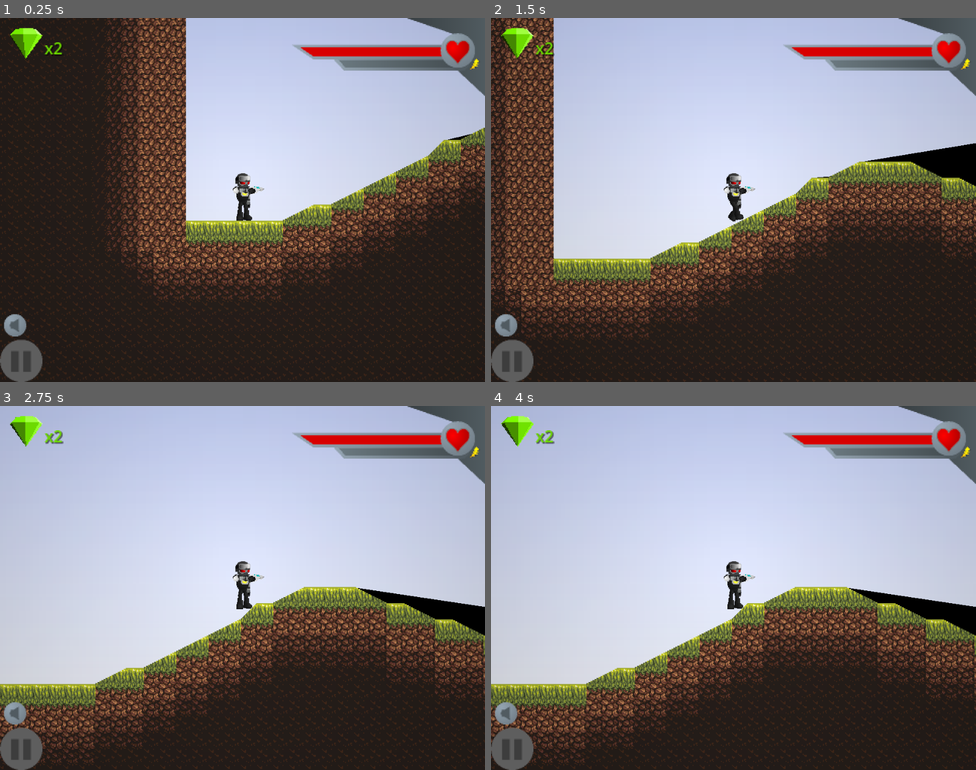
Above: before the commit, frames 1-4 (two rows, left to right).
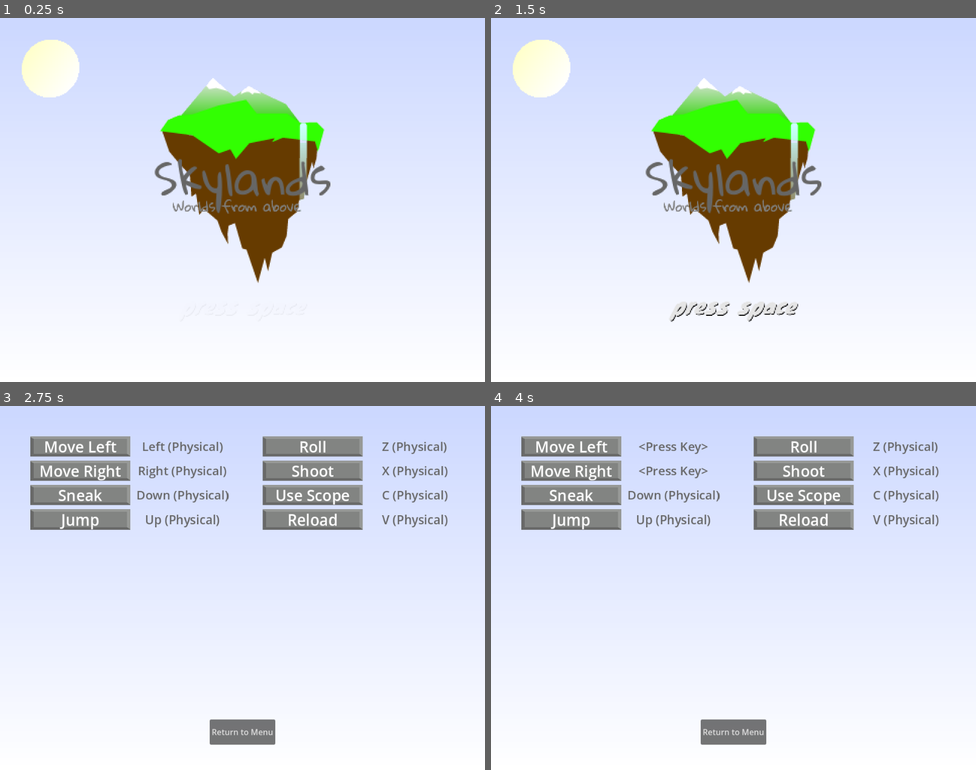
Above: after the commit, the same moments.

Repository: HMI-Studios/Skylands-WFA
Game: Godot game, scene res://ui/Intro.tscn
Same seed, same stepped clock (60 frames per second), same inputs: the game is played once before the commit and once after it. Sound files missing from this copy of the repository are replaced by a short silence.
Inputs (mouse positions are in pixels of both pictures, inside the frame that each line leads up to):
- Up to frame 1 (0.25 s): no input
- Up to frame 2 (1.5 s): move the mouse to (840, 181) at 0.52 s; hold C (scope) 0.53-1.28 s; hold Right (move_right) from 0.53 s (still down); click (840, 181) at 0.67 s; tap Up (jump) at 0.77, 1.07 s; tap X (shoot) at 0.8, 1.35 s; move the mouse to (636, 218) at 1.27 s
- Up to frame 3 (2.75 s): tap Up (jump) at 1.52, 1.82 s; tap Space (space) at 1.55 s; release Right (move_right) at 2 s; click (407, 533) at 2 s, where only the run after the commit has a clickable "Settings"
- Up to frame 4 (4 s): click (573, 446) at 2.75 s, where only the run after the commit has a clickable "Move Left"; click (573, 471) at 3.5 s, where only the run after the commit has a clickable "Move Right"

The runs differ from the first frame. In frame 1, 89% of the frame differs, in the area x 0-100%, y 0-100%; in frame 2, 80%; in frame 3, 74%; in frame 4, 74%.

Commit message:
add controls menu

Diff:
--- a/project/project.godot
+++ b/project/project.godot
@@ -46,8 +46,7 @@
 }
 jump={
 "deadzone": 0.5,
-"events": [Object(InputEventKey,"resource_local_to_scene":fa …(140 unchanged characters)… d":false,"keycode":0,"physical_keycode":32,"key_label":0,"unicode":32,"echo":false,"script":null)
-, Object(InputEventKey,"resource_local_to_scene":false,"resource_name":"","device":-1,"window_id":0,"alt_pressed":false,"shift_pressed":false,"ctrl_pressed":false,"meta_pressed":false,"pressed":false,"keycode":0,"physical_keycode":4194320,"key_label":0,"unicode":0,"echo":false,"script":null)
+"events": [Object(InputEventKey,"resource_local_to_scene":fa …(140 unchanged characters)… d":false,"keycode":0,"physical_keycode":4194320,"key_label":0,"unicode":0,"echo":false,"script":null)
 ]
 }
 sneak={
@@ -70,6 +69,16 @@
 "events": [Object(InputEventKey,"resource_local_to_scene":false,"resource_name":"","device":-1,"window_id":0,"alt_pressed":false,"shift_pressed":false,"ctrl_pressed":false,"meta_pressed":false,"pressed":false,"keycode":0,"physical_keycode":67,"key_label":0,"unicode":99,"echo":false,"script":null)
 ]
 }
+roll={
+"deadzone": 0.5,
+"events": [Object(InputEventKey,"resource_local_to_scene":false,"resource_name":"","device":-1,"window_id":0,"alt_pressed":false,"shift_pressed":false,"ctrl_pressed":false,"meta_pressed":false,"pressed":false,"keycode":0,"physical_keycode":90,"key_label":0,"unicode":122,"echo":false,"script":null)
+]
+}
+reload={
+"deadzone": 0.5,
+"events": [Object(InputEventKey,"resource_local_to_scene":false,"resource_name":"","device":-1,"window_id":0,"alt_pressed":false,"shift_pressed":false,"ctrl_pressed":false,"meta_pressed":false,"pressed":false,"keycode":0,"physical_keycode":86,"key_label":0,"unicode":118,"echo":false,"script":null)
+]
+}
 
 [layer_names]
 
--- /dev/null
+++ b/project/scripts/ControlAssignBtn.gd
@@ -0,0 +1,37 @@
+extends HBoxContainer
+
+
+@export var action: String
+@export var title: String
+
+var button_pressed = false
+
+
+func _ready():
+    assert(action)
+    assert(title)
+
+    %Title.text = title
+    if len(InputMap.action_get_events(action)) > 0:
+        $Keybind.text = InputMap.action_get_events(action)[0].as_text()
+    else:
+        $Keybind.text = "<Unassigned>"
+
+
+func _on_btn_toggled(toggled_on):
+    button_pressed = toggled_on
+    set_process_unhandled_input(button_pressed)
+    if button_pressed:
+        $Keybind.text = "<Press Key>"
+        release_focus()
+    else:
+        $Keybind.text = InputMap.action_get_events(action)[0].as_text()
+        grab_focus()
+
+
+func _unhandled_input(event):
+    if event.pressed and button_pressed:
+        InputMap.action_erase_events(action)
+        InputMap.action_add_event(action, event)
+        button_pressed = false
+        $Keybind.text = InputMap.action_get_events(action)[0].as_text()
--- /dev/null
+++ b/project/scripts/ControlsMenu.gd
@@ -0,0 +1,6 @@
+extends Control
+
+
+func _on_button_pressed():
+    Global.save_config()
+    get_tree().change_scene_to_file("res://ui/PlayMenu.tscn")
--- a/project/scripts/Global.gd
+++ b/project/scripts/Global.gd
@@ -1,9 +1,10 @@
 extends Node
 
-var DEBUG = true
+var DEBUG = false
 
 ## Settings
-@export var play_music = true
+@export var play_music = false
+@export var play_fades = false
 
 var gravity_vector : Vector2 = ProjectSettings.get_setting("physics/2d/default_gravity_vector")
 var gravity_magnitude : int = ProjectSettings.get_setting("physics/2d/default_gravity")
@@ -17,6 +18,7 @@
 
 func save_config():
     config.set_value("Settings", "play_music", play_music)
+    config.set_value("Settings", "play_fades", play_fades)
 
     for action in InputMap.get_actions():
         if action.substr(0, 3) != "ui_":
@@ -29,11 +31,12 @@
     for section in config.get_sections():
         if section == "Settings":
             play_music = config.get_value(section, "play_music")
+            play_fades = config.get_value(section, "play_fades")
         elif section == "Controls":
             for action in InputMap.get_actions():
-                InputMap.action_erase_events(action)
                 if not config.has_section_key(section, action):
                     continue
+                InputMap.action_erase_events(action)
                 for input_event in config.get_value(section, action):
                     InputMap.action_add_event(action, input_event)
 
--- a/project/scripts/PlayMenu.gd
+++ b/project/scripts/PlayMenu.gd
@@ -18,3 +18,7 @@
     Transition.set_color(Color(0, 0, 0))
     MenuMusic.fade_out(1)
     Transition.fade(1, game)
+
+
+func _on_settings_pressed():
+    get_tree().change_scene_to_file("res://ui/ControlsMenu.tscn")
--- a/project/scripts/Transition.gd
+++ b/project/scripts/Transition.gd
@@ -13,10 +13,13 @@
 
 
 func fade(speed, next_scene):
-    fade_out(speed)
-    await fade_complete
-    get_tree().change_scene_to_packed(next_scene)
-    fade_in(speed)
+    if Global.play_fades:
+        fade_out(speed)
+        await fade_complete
+        get_tree().change_scene_to_packed(next_scene)
+        fade_in(speed)
+    else:
+        get_tree().change_scene_to_packed(next_scene)
 
 
 func fade_out(speed):
--- /dev/null
+++ b/project/ui/ControlAssignBtn.tscn
@@ -0,0 +1,47 @@
+[gd_scene load_steps=5 format=3 uid="uid://cqmaewq3obtoo"]
+
+[ext_resource type="Script" path="res://scripts/ControlAssignBtn.gd" id="1_g4wei"]
+[ext_resource type="Texture2D" uid="uid://cmmfy86r88xr6" path="res://assets/menu/button1.png" id="1_vr51g"]
+
+[sub_resource type="LabelSettings" id="LabelSettings_e8cph"]
+font_size = 30
+
+[sub_resource type="LabelSettings" id="LabelSettings_swjxq"]
+font_size = 24
+font_color = Color(0.4, 0.4, 0.4, 1)
+
+[node name="ControlAssignBtn" type="HBoxContainer"]
+offset_right = 400.0
+offset_bottom = 40.0
+script = ExtResource("1_g4wei")
+
+[node name="Btn" type="TextureButton" parent="."]
+layout_mode = 2
+size_flags_horizontal = 3
+size_flags_vertical = 3
+toggle_mode = true
+texture_normal = ExtResource("1_vr51g")
+stretch_mode = 0
+
+[node name="Title" type="Label" parent="Btn"]
+unique_name_in_owner = true
+layout_mode = 1
+anchors_preset = 15
+anchor_right = 1.0
+anchor_bottom = 1.0
+grow_horizontal = 2
+grow_vertical = 2
+text = "Action"
+label_settings = SubResource("LabelSettings_e8cph")
+horizontal_alignment = 1
+vertical_alignment = 1
+
+[node name="Keybind" type="Label" parent="."]
+layout_mode = 2
+size_flags_horizontal = 3
+text = "C"
+label_settings = SubResource("LabelSettings_swjxq")
+horizontal_alignment = 1
+vertical_alignment = 1
+
+[connection signal="toggled" from="Btn" to="." method="_on_btn_toggled"]
--- /dev/null
+++ b/project/ui/ControlsMenu.tscn
@@ -0,0 +1,85 @@
+[gd_scene load_steps=3 format=3 uid="uid://uwt41n1iomjo"]
+
+[ext_resource type="Script" path="res://scripts/ControlsMenu.gd" id="1_5ppfk"]
+[ext_resource type="PackedScene" uid="uid://cqmaewq3obtoo" path="res://ui/ControlAssignBtn.tscn" id="2_2qdy6"]
+
+[node name="Controls" type="Control"]
+layout_mode = 3
+anchors_preset = 15
+anchor_right = 1.0
+anchor_bottom = 1.0
+grow_horizontal = 2
+grow_vertical = 2
+script = ExtResource("1_5ppfk")
+
+[node name="VBoxContainer" type="VBoxContainer" parent="."]
+layout_mode = 0
+offset_left = 60.0
+offset_top = 60.0
+offset_right = 460.0
+offset_bottom = 196.0
+scale = Vector2(1.00128, 1.00306)
+theme_override_constants/separation = 8
+
+[node name="Move Left" parent="VBoxContainer" instance=ExtResource("2_2qdy6")]
+layout_mode = 2
+action = "move_left"
+title = "Move Left"
+
+[node name="Move Right" parent="VBoxContainer" instance=ExtResource("2_2qdy6")]
+layout_mode = 2
+action = "move_right"
+title = "Move Right"
+
+[node name="Sneak" parent="VBoxContainer" instance=ExtResource("2_2qdy6")]
+layout_mode = 2
+action = "sneak"
+title = "Sneak"
+
+[node name="Jump" parent="VBoxContainer" instance=ExtResource("2_2qdy6")]
+layout_mode = 2
+action = "jump"
+title = "Jump"
+
+[node name="VBoxContainer2" type="VBoxContainer" parent="."]
+layout_mode = 0
+offset_left = 520.0
+offset_top = 60.0
+offset_right = 920.0
+offset_bottom = 196.0
+scale = Vector2(1.00128, 1.00306)
+theme_override_constants/separation = 8
+
+[node name="Roll" parent="VBoxContainer2" instance=ExtResource("2_2qdy6")]
+layout_mode = 2
+action = "roll"
+title = "Roll"
+
+[node name="Shoot" parent="VBoxContainer2" instance=ExtResource("2_2qdy6")]
+layout_mode = 2
+action = "shoot"
+title = "Shoot"
+
+[node name="Use Scope" parent="VBoxContainer2" instance=ExtResource("2_2qdy6")]
+layout_mode = 2
+action = "scope"
+title = "Use Scope"
+
+[node name="Reload" parent="VBoxContainer2" instance=ExtResource("2_2qdy6")]
+layout_mode = 2
+action = "reload"
+title = "Reload"
+
+[node name="HBoxContainer" type="HBoxContainer" parent="."]
+layout_mode = 0
+offset_left = 400.0
+offset_top = 620.0
+offset_right = 560.0
+offset_bottom = 670.0
+alignment = 1
+
+[node name="Button" type="Button" parent="HBoxContainer"]
+layout_mode = 2
+text = "Return to Menu"
+
+[connection signal="pressed" from="HBoxContainer/Button" to="." method="_on_button_pressed"]
--- a/project/ui/PlayMenu.tscn
+++ b/project/ui/PlayMenu.tscn
@@ -85,11 +85,24 @@
 texture_normal = ExtResource("3_tskqo")
 stretch_mode = 0
 
-[node name="TextureButton3" type="TextureButton" parent="MarginContainer/VBoxContainer/HBoxContainer2/VBoxContainer"]
+[node name="Settings" type="TextureButton" parent="MarginContainer/VBoxContainer/HBoxContainer2/VBoxContainer"]
 layout_mode = 2
 size_flags_vertical = 3
 texture_normal = ExtResource("3_tskqo")
 stretch_mode = 0
+
+[node name="Label" type="Label" parent="MarginContainer/VBoxContainer/HBoxContainer2/VBoxContainer/Settings"]
+layout_mode = 1
+anchors_preset = 15
+anchor_right = 1.0
+anchor_bottom = 1.0
+grow_horizontal = 2
+grow_vertical = 2
+text = "Settings
+"
+label_settings = SubResource("LabelSettings_nrbok")
+horizontal_alignment = 1
+vertical_alignment = 1
 
 [node name="TextureButton4" type="TextureButton" parent="MarginContainer/VBoxContainer/HBoxContainer2/VBoxContainer"]
 layout_mode = 2
@@ -151,5 +164,6 @@
 vertical_alignment = 1
 
 [connection signal="pressed" from="MarginContainer/VBoxContainer/HBoxContainer2/VBoxContainer/New Game" to="." method="_on_new_game_pressed"]
+[connection signal="pressed" from="MarginContainer/VBoxContainer/HBoxContainer2/VBoxContainer/Settings" to="." method="_on_settings_pressed"]
 [connection signal="pressed" from="MarginContainer/VBoxContainer/HBoxContainer/Credits" to="." method="_on_credits_pressed"]
 [connection signal="pressed" from="MarginContainer/VBoxContainer/HBoxContainer/Exit" to="." method="_on_exit_pressed"]
